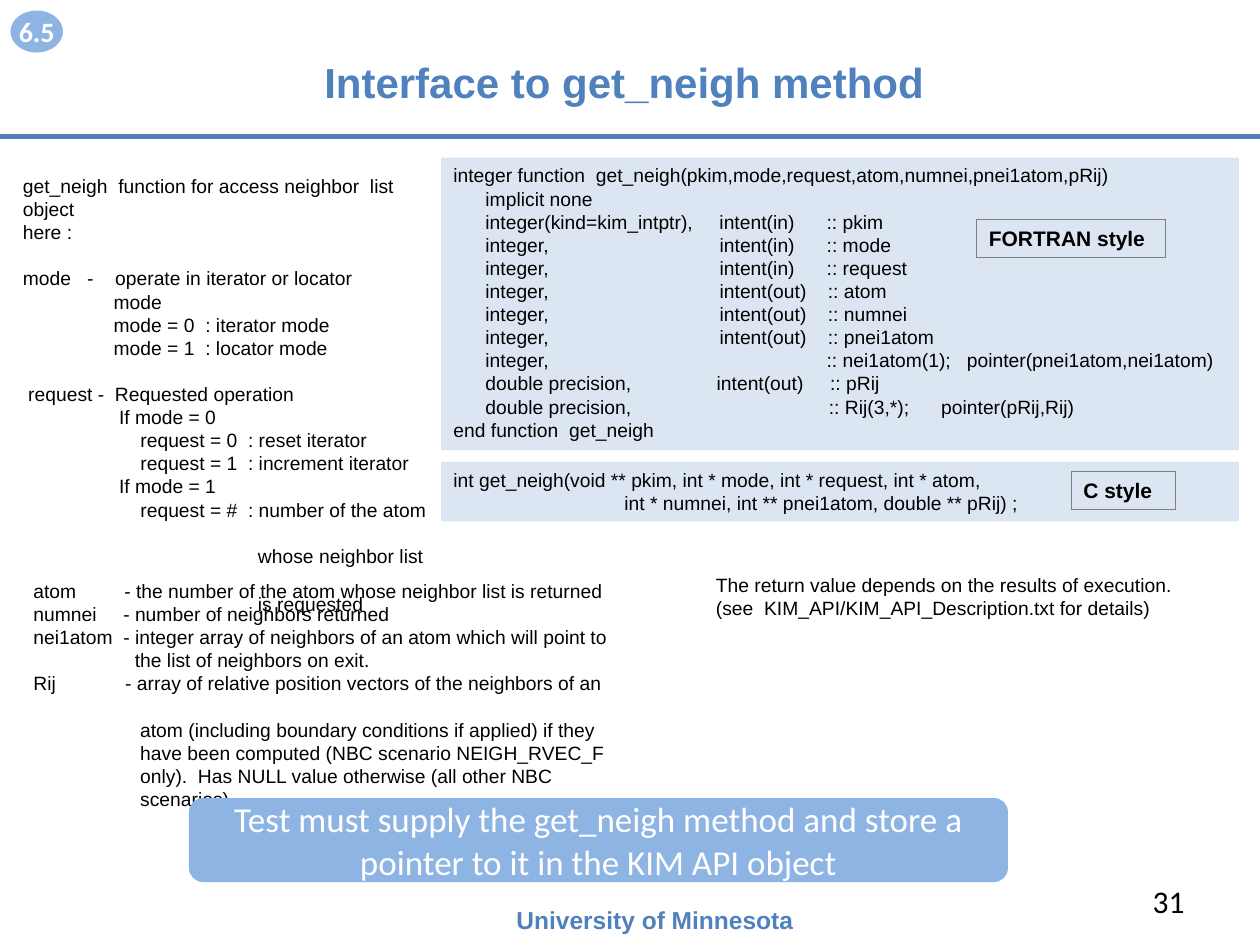
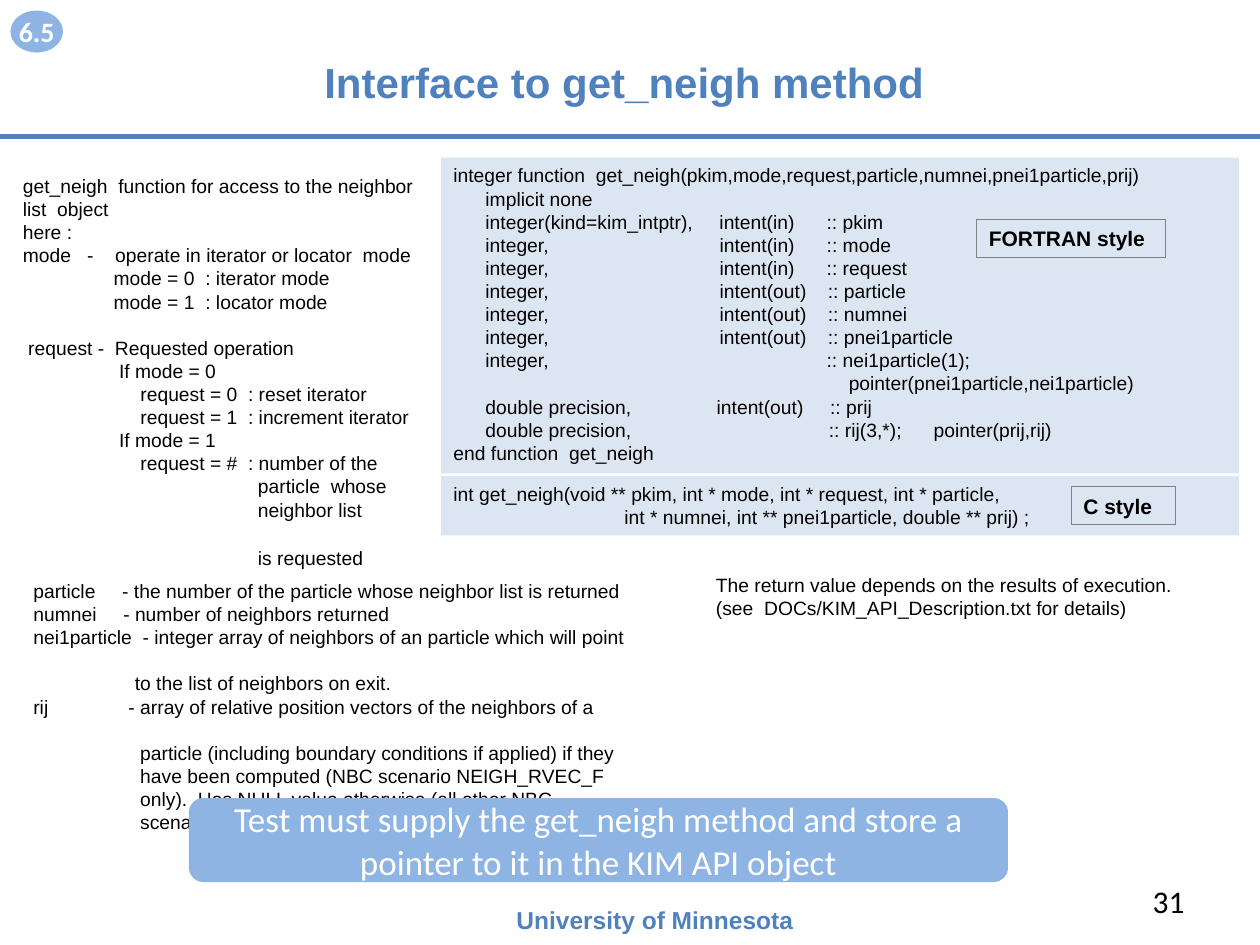
Before and after one commit to openkim/kim-api, a slide deck: slide 31 of DOCs/openkim-api-introduction.pptx. Drawn at 1260x945 pixels with LibreOffice and Linux fonts; fonts in the diff are those of the drawing. Boxes give left, top, right and bottom in pixels: in the first picture for what was removed or moved away, otherwise in the second. Text is boxed around its words. In the diff, an @@ line names an element or a change of style, - is before the commit and + after.

```diff
--- a/DOCs/openkim-api-introduction.pptx
+++ b/DOCs/openkim-api-introduction.pptx
@@ text at (x1=23, y1=179, x2=413, y2=220): text changed @@
-get_neigh function for access neighbor list object
+get_neigh function for access to the neighbor list object
@@ rectangle "integer function get_neigh(pkim,mode,request,particle,numnei ..." resized from (x1=441, y1=158, x2=1239, y2=450) to (x1=441, y1=158, x2=1239, y2=474) @@
@@ text in rectangle at (x1=453, y1=168, x2=1139, y2=186): text changed @@
-integer function get_neigh(pkim,mode,request,atom,numnei,pnei1atom,pRij)
+integer function get_neigh(pkim,mode,request,particle,numnei,pnei1particle,prij)
@@ text at (x1=23, y1=248, x2=411, y2=266): text changed @@
-mode - operate in iterator or locator
-mode
+mode - operate in iterator or locator mode
@@ text in rectangle at (x1=485, y1=284, x2=906, y2=302): text changed @@
-integer, intent(out) :: atom
+integer, intent(out) :: particle
@@ text in rectangle at (x1=485, y1=330, x2=1134, y2=441): text changed @@
-integer, intent(out) :: pnei1atom
-integer, :: nei1atom(1); pointer(pnei1atom,nei1atom)
-double precision, intent(out) :: pRij
-double precision, :: Rij(3,*); pointer(pRij,Rij)
+integer, intent(out) :: pnei1particle
+integer, :: nei1particle(1);
+pointer(pnei1particle,nei1particle)
+double precision, intent(out) :: prij
+double precision, :: rij(3,*); pointer(prij,rij)
@@ text at (x1=140, y1=456, x2=387, y2=521): text changed @@
-request = # : number of the atom
-whose neighbor list
+request = # : number of the
+particle whose
+neighbor list
@@ rectangle "int get_neigh(void ** pkim, int ..." moved from (x1=441, y1=462, x2=1239, y2=522) to (x1=441, y1=476, x2=1239, y2=536) @@
@@ text in rectangle at (x1=453, y1=487, x2=1018, y2=528): text changed @@
-int get_neigh(void ** pkim, int * mode, int * request, int * atom,
-int * numnei, int ** pnei1atom, double ** pRij) ;
+int get_neigh(void ** pkim, int * mode, int * request, int * particle,
+int * numnei, int ** pnei1particle, double ** prij) ;
@@ rectangle "C style" moved from (x1=1071, y1=471, x2=1176, y2=509) to (x1=1071, y1=486, x2=1176, y2=524) @@
@@ text at (x1=33, y1=584, x2=620, y2=602): text changed @@
-atom - the number of the atom whose neighbor list is returned
+particle - the number of the particle whose neighbor list is returned
@@ text at (x1=716, y1=601, x2=1126, y2=619): text changed @@
-(see KIM_API/KIM_API_Description.txt for details)
+(see DOCs/KIM_API_Description.txt for details)
@@ text at (x1=33, y1=630, x2=624, y2=764): text changed @@
-nei1atom - integer array of neighbors of an atom which will point to
-the list of neighbors on exit.
-Rij - array of relative position vectors of the neighbors of an
-atom (including boundary conditions if applied) if they
+nei1particle - integer array of neighbors of an particle which will point
+to the list of neighbors on exit.
+rij - array of relative position vectors of the neighbors of a
+particle (including boundary conditions if applied) if they
```
Also in this commit, not shown: 24 other slides changed, 1 other file.
